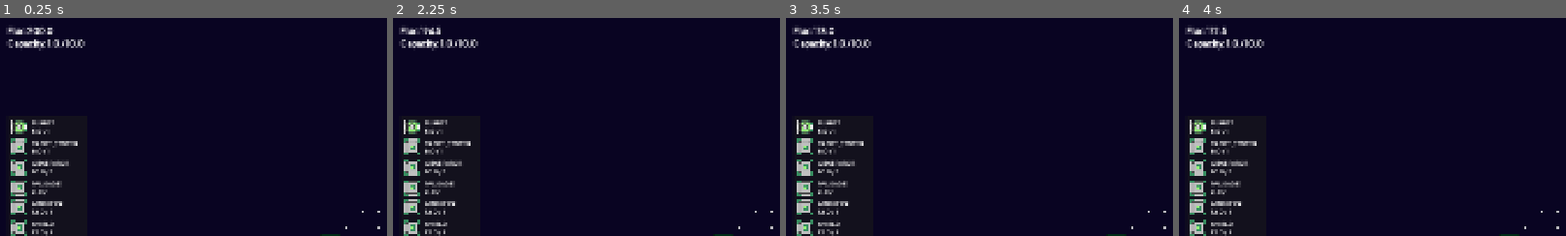
Above: before the commit, frames 1-4 (left to right).
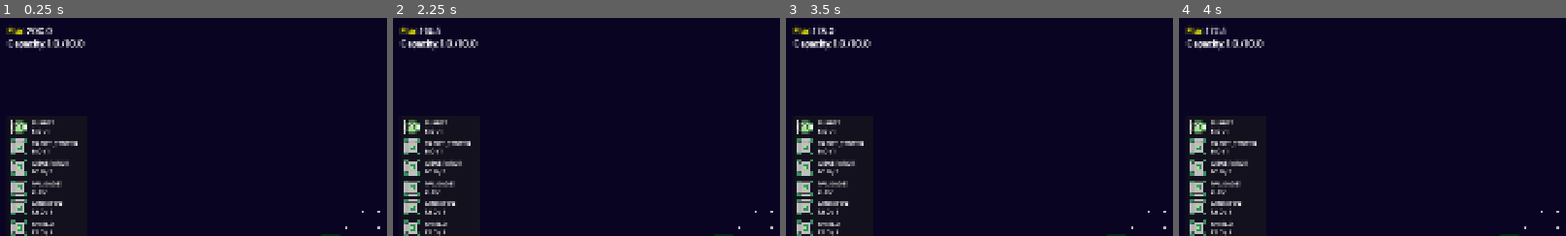
Above: after the commit, the same moments.

Repository: inf-35/tower-defense
Game: Godot game, scene res://island.tscn
The game is run twice, just before and just after one commit, with the same random seed, the same clock (stepped at 60 frames per second) and the same inputs. The engine's default icon, where the game draws it, is replaced by a stand-in: a white triangle on a blue panel in a dark square.
Inputs (mouse positions are % of the whole screen's width and height, from its top left):
- Up to frame 1 (0.25 s): no input
- Up to frame 2 (2.25 s): click "Start Wave" at 0.5 s; click (97, 11) at 1.25 s; click (98, 11) at 2 s
- Up to frame 3 (3.5 s): click (62, 86) at 2.75 s
- Up to frame 4 (4 s): click (64, 86) at 3.5 s
The pictures show only the part of the screen within x 0-50%, y 0-50%; the shares and areas given below are measured in that part.

The runs differ from the first frame. In frame 1, 0.3% of the frame differs, in the area x 1-14%, y 4-8%; in frame 2, 0.3%; in frame 3, 0.2%; in frame 4, 0.2%.
Error in both runs: Invalid access to property or key 'type' on a base object of type 'Nil'. (res://UI/inspector.gd:160)

Commit message:
Implemented two relics

Diff:
--- a/Content/Relics/Global Effects/_effect_kill_causes_explosion.gd
+++ b/Content/Relics/Global Effects/_effect_kill_causes_explosion.gd
@@ -2,8 +2,7 @@
 extends GlobalEffect
 class_name EffectKillExplosionEffect
 
-### EDITED SECTION START ###
-# --- configuration (designer-friendly) ---
+# --- configuration ---
 @export_category("Trigger")
 # the status effect that must be on the unit to trigger the explosion
 @export var trigger_status: Attributes.Status = Attributes.Status.POISON
@@ -20,7 +19,6 @@
 
 # this is the core of the relic's logic, triggered by the global signal
 func _on_unit_died(unit: Unit) -> void:
-	print("yepeaaaaaaaaaaaaaaaaaaaaaaaaaaaaaaaaaa")
 	# --- 1. check prerequisites ---
 	if not is_instance_valid(unit) or not is_instance_valid(unit.modifiers_component):
 		return
@@ -44,7 +42,7 @@
 	# create the HitData for the explosion from our configured prototype
 	var explosion_hit: HitData = aoe_hit_data_prototype.generate_hit_data()
 
-	explosion_hit.source = References.player_core # default source for global effects
+	explosion_hit.source = References.island.get_towers_by_type(Towers.Type.PLAYER_CORE)[0] #get the player core as source
 	explosion_hit.target = null # this is a targetless AOE
 
 	# the explosion should target other hostile units
@@ -59,4 +57,3 @@
 
 	# command the CombatManager to resolve this new hit
 	CombatManager.resolve_hit(explosion_hit, delivery_data)
-### EDITED SECTION END ###
--- /dev/null
+++ b/Content/Relics/Global Effects/_ruined_ground_effect.gd
@@ -0,0 +1,44 @@
+# ruined_ground_slow_effect.gd
+extends GlobalEffect
+class_name RuinedGroundSlowEffect
+
+# --- configuration (designer-friendly) ---
+@export_category("Effect")
+# attribute to modify
+@export var modifier: ModifierDataPrototype
+# --- state ---
+# this dictionary tracks which units this relic is currently slowing
+# and the specific modifier instance it applied to them.
+var _slowed_units: Dictionary[Unit, Modifier] = {}
+
+func initialise() -> void:
+	# connect to the new global signal for unit movement
+	References.unit_changed_cell.connect(_on_unit_cell_changed)
+
+# this is the core of the relic's logic
+func _on_unit_cell_changed(unit: Unit, old_cell: Vector2i, new_cell: Vector2i) -> void:
+	# this effect only applies to hostile units
+	if not is_instance_valid(unit) or not unit.hostile:
+		return
+
+	var is_on_ruin: bool = Player.ruin_service.is_cell_ruined(new_cell)
+	var was_on_ruin: bool = Player.ruin_service.is_cell_ruined(old_cell)
+	var is_currently_slowed: bool = _slowed_units.has(unit)
+
+	# --- case 1: unit has moved onto a ruined tile and isn't slowed yet ---
+	if is_on_ruin and not is_currently_slowed:
+		if is_instance_valid(unit.modifiers_component):
+			# apply the status effect directly. we use add_status which is better
+			# for stackable effects like this than a raw modifier.
+			var modifier_instance: Modifier = modifier.generate_modifier()
+			modifier_instance.cooldown = -1.0 #we handle modifier removal manually
+			unit.modifiers_component.add_modifier(modifier_instance)
+			_slowed_units[unit] = modifier_instance # mark this unit as affected
+
+	# --- case 2: unit has moved off a ruined tile and was being slowed by us ---
+	elif not is_on_ruin and was_on_ruin and is_currently_slowed:
+		if is_instance_valid(unit.modifiers_component):
+			# remove the stacks we added.
+			# we add a negative amount to counteract the original application.
+			unit.modifiers_component.remove_modifier(_slowed_units[unit])
+			_slowed_units.erase(unit) # unmark this unit
--- a/Content/Relics/Global Effects/poison_kill_explosion.tscn
+++ b/Content/Relics/Global Effects/poison_kill_explosion.tscn
@@ -13,7 +13,7 @@
 [sub_resource type="Resource" id="Resource_0bur1"]
 script = ExtResource("3_j5ea1")
 delivery_method = 1
-radius = 40.0
+radius = 20.0
 status_effects = Array[ExtResource("4_ewpkj")]([SubResource("Resource_vy8pv")])
 metadata/_custom_type_script = "uid://bxee20ha7a0bv"
 
--- /dev/null
+++ b/Content/Relics/Global Effects/scorched_earth.tscn
@@ -0,0 +1,16 @@
+[gd_scene load_steps=4 format=3 uid="uid://u1nyyayu13md"]
+
+[ext_resource type="Script" uid="uid://c6lrutd6k1p1l" path="res://Content/Relics/Global Effects/_ruined_ground_effect.gd" id="1_ffsv5"]
+[ext_resource type="Script" uid="uid://fg7kwlp4e1tp" path="res://Content/modifier_data_prototype.gd" id="2_i4chp"]
+
+[sub_resource type="Resource" id="Resource_3d40y"]
+script = ExtResource("2_i4chp")
+attribute = 3
+multiplicative = 0.5
+override = null
+metadata/_custom_type_script = "uid://fg7kwlp4e1tp"
+
+[node name="ScorchedEarthEffect" type="Node"]
+script = ExtResource("1_ffsv5")
+modifier = SubResource("Resource_3d40y")
+metadata/_custom_type_script = "uid://c6lrutd6k1p1l"
--- /dev/null
+++ b/Content/Relics/scorched_earth.tres
@@ -0,0 +1,10 @@
+[gd_resource type="Resource" script_class="RelicData" load_steps=3 format=3 uid="uid://duejj0uysntf"]
+
+[ext_resource type="PackedScene" uid="uid://u1nyyayu13md" path="res://Content/Relics/Global Effects/scorched_earth.tscn" id="1_5eqw3"]
+[ext_resource type="Script" uid="uid://bdmptskvnyn3g" path="res://Content/Relics/_relic_data.gd" id="2_00dvx"]
+
+[resource]
+script = ExtResource("2_00dvx")
+active_effect_scene = ExtResource("1_5eqw3")
+description = "Each stack of poison inflicted on a enemy also inflicts 0.5 stacks of frost."
+metadata/_custom_type_script = "uid://bdmptskvnyn3g"
--- a/Content/attack_data.gd
+++ b/Content/attack_data.gd
@@ -68,6 +68,3 @@
 	hit_data.vfx_on_spawn = vfx_on_spawn
 
 	return hit_data
-
-func _init():
-	push_warning("Inspector tried generating a attack data!")
--- a/Indexes/relics.gd
+++ b/Indexes/relics.gd
@@ -1,6 +1,7 @@
 class_name Relics
 #NOTE: this phrasing "static var" instead of "const ... preload()" is needed due to strange parser error bugs
-static var TOWER_SPEED_UP: RelicData = load("res://Content/Relics/tower_speed_up.tres")
-static var ADJACENCY_BOOST: RelicData = load("res://Content/Relics/adjacency_boost.tres")
+static var TOWER_SPEED_UP: RelicData = preload("res://Content/Relics/tower_speed_up.tres")
+static var STRENGTH_IN_NUMBERS: RelicData = load("res://Content/Relics/strength_in_numbers.tres")
 static var POISON_INFLICTS_FROST: RelicData = load("res://Content/Relics/poison_inflicts_frost.tres")
 static var POISON_KILL_EXPLOSION: RelicData = load("res://Content/Relics/poison_kill_explosion.tres")
+static var SCORCHED_EARTH: RelicData = load("res://Content/Relics/scorched_earth.tres")
--- a/Objects/modifier.gd
+++ b/Objects/modifier.gd
@@ -4,12 +4,12 @@
 var attribute: Attributes.id = Attributes.id.MAX_HEALTH #non-diegetic (ie max_health, movement_speed etc.)
 
 var additive: float = 0.0
-var multiplicative: float = 1.0 #multiplicative (ie * 1.0)
-var override = null #overrides all values, basically sets the attribute to this value
+var multiplicative: float = 1.0 ##multiplicative (ie * 1.0)
+var override = null ##overrides all values, basically sets the attribute to this value
 
-var source_id: int #unit id of the source of this modifier
+var source_id: int ##unit id of the source of this modifier
 
-var cooldown: float = -1.0 #negative cooldown -> permanent
+var cooldown: float = -1.0 ##negative cooldown -> permanent
 
 func _init(_attribute: Attributes.id, _multiplicative: float = 1.0, _additive: float = 0.0, _override = null, _source_id = 0) -> void:
 	attribute = _attribute
--- a/Player Services/ruin_service.gd
+++ b/Player Services/ruin_service.gd
@@ -6,6 +6,8 @@
 
 # we track the tower node itself and the reason it was ruined
 var _ruined_towers: Dictionary[Tower, RuinReason] = {}
+# this dictionary acts as a fast lookup set for checking if a cell is ruined.
+var _ruined_cells: Dictionary[Vector2i, bool] = {}
 
 #initialise is the _ready substitute
 func initialise() -> void:
@@ -18,6 +20,9 @@
 		return
 
 	_ruined_towers[tower] = reason
+	# when a tower is ruined, mark all of its occupied cells in the lookup table
+	for cell: Vector2i in tower.get_occupied_cells():
+		_ruined_cells[cell] = true
 
 # this function is the core of the system's logic
 func _on_wave_ended(_wave_number: int) -> void:
@@ -45,3 +50,8 @@
 
 	# clear the dictionary for the next wave
 	_ruined_towers.clear()
+	_ruined_cells.clear()
+
+#public API
+func is_cell_ruined(cell: Vector2i) -> bool:
+	return _ruined_cells.has(cell)
--- a/Scene Elements/island.gd
+++ b/Scene Elements/island.gd
@@ -17,6 +17,9 @@
 var _preview_choices: Dictionary[int, ExpansionChoice] = {}
 var _highlighted_choice_id: int = -1
 
+#lookup caches
+var _towers_by_type: Dictionary[Towers.Type, Array] = {} ##Towers.Type -> Array[Tower]
+
 # --- constants ---
 const CELL_SIZE: int = 10
 const DIRS: Array[Vector2i] = [ Vector2i(1, 0), Vector2i(-1, 0), Vector2i(0, 1), Vector2i(0, -1) ]
@@ -33,7 +36,7 @@
 	TerrainService.expand_island(self, starting_block)
 
 	# 4. place the player's core tower
-	construct_tower_at(Vector2i.ZERO, Towers.Type.PLAYER_CORE)
+	construct_tower_at(Vector2i.ZERO, Towers.Type.PLAYER_CORE) #NOTE: this must come first (id = 0)
 	update_shore_boundary()
 	update_navigation_grid()
 	queue_redraw()
@@ -91,6 +94,11 @@
 			# add the modifier as a PERMANENT modifier, as it's tied to the static world state
 			tower.modifiers_component.add_permanent_modifier(new_modifier)
 
+	#insert the new tower in the lookup table
+	if not _towers_by_type.has(tower.type):
+		_towers_by_type[tower.type] = []
+	_towers_by_type[tower.type].append(tower)
+
 	tower_created.emit(tower)
 	tower_changed.emit(cell)
 	return tower
@@ -131,6 +139,7 @@
 	if _highlighted_choice_id != choice_id:
 		_highlighted_choice_id = choice_id
 		queue_redraw()
+
 #signal handlers
 func _on_tower_destroyed(tower: Tower):
 	var cell: Vector2i = tower.tower_position
@@ -141,6 +150,7 @@
 	#update capacity, caches, navigation
 	Player.remove_from_used_capacity(Towers.get_tower_capacity(tower.type))
 	update_navigation_grid()
+	_towers_by_type[tower.type].erase(tower)
 	tower_changed.emit(cell)
 
 func _update_adjacencies_around(cell: Vector2i):
@@ -220,11 +230,14 @@
 			draw_rect(Rect2(cell * CELL_SIZE, Vector2.ONE * CELL_SIZE), Color(score * 0.05, score * 0.05, score * 0.05))
 
 #static data access functions
+func get_towers_by_type(type: Towers.Type) -> Array:
+	return _towers_by_type.get(type, [])
+
 func get_tower_on_tile(cell: Vector2i):
 	return tower_grid.get(cell, null)
 
 func get_adjacent_towers(cell: Vector2i) -> Dictionary[Vector2i, Tower]:
-	#NOTE: tower.get_adjacent_towers() should preferably be used instead
+	#NOTE: tower.get_adjacent_towers() should preferably be used instead if the Tower reference is first known
 	var output: Dictionary[Vector2i, Tower] = {}
 	for dir: Vector2i in DIRS:
 		if tower_grid.has(cell + dir):
--- a/Singletons/combat_manager.gd
+++ b/Singletons/combat_manager.gd
@@ -1,6 +1,6 @@
 extends Node
 
-const _DEBUG: bool = true
+const _DEBUG: bool = false
 
 class ProjectileAbstractResolver: #fire and forget delegate for ProjectileAbstract (see resolve_hit)
 	const ERROR_TOLERANCE : float = 30.0 #error tolerance for no AOE projectiles.
@@ -84,7 +84,6 @@
 		source_position = hit_data.source.attack_component.muzzle.global_position\
 			if is_instance_valid(hit_data.source.attack_component.muzzle) else hit_data.source.global_position
 	var intercept_position: Vector2 = delivery_data.intercept_position
-
 	Targeting.add_damage(hit_data.target, hit_data.expected_damage) #adds expected damage to target in targeting coordinator
 
 	match delivery_data.delivery_method:
@@ -145,6 +144,8 @@
 			query_params.collide_with_areas = true
 			query_params.collision_mask = Hitbox.get_mask(target.hostile)
 
+			if _DEBUG: _visualize_shape_for_debug(shape, query_params.transform, 0.5)
+
 			var potential_targets : Array[Dictionary] = space_state.intersect_shape(query_params)
 			if potential_targets.is_empty():
 				return #no potential targets
@@ -173,6 +174,8 @@
 
 		DeliveryData.DeliveryMethod.PROJECTILE_ABSTRACT:
 			var intercept_time: float = (intercept_position - source_position).length() / delivery_data.projectile_speed
+			if is_zero_approx((intercept_position - source_position).length()):
+				intercept_time = 0.0
 			var resolver := ProjectileAbstractResolver.new(hit_data, delivery_data)
 			resolver.start(intercept_time)
 
--- a/Singletons/keyword_service.gd
+++ b/Singletons/keyword_service.gd
@@ -14,7 +14,6 @@
 		"description": "An active enemy spawn point. Will close after a set number of waves.",
 		"icon": null
 	},
-
 	"REWARD": {
 		"title": "Anomaly",
 		"description": "A special Breach that will offer a choice of powerful rewards when its wave is cleared.",
@@ -43,7 +42,6 @@
 			# replace the placeholder with a formatted [url] tag.
 			# the URL content is the keyword itself, which the label will use for lookups.
 			var bbcode_link: String = "[color=yellow][url=%s]%s[/url][/color]" % [keyword, data.title]
-			print(bbcode_link)
 			parsed_text = parsed_text.replace(placeholder, bbcode_link)
 
 	return parsed_text
--- a/Singletons/player.gd
+++ b/Singletons/player.gd
@@ -67,7 +67,7 @@
 		Towers.Type.POISON: true,
 		Towers.Type.FROST_TOWER: true,
 	}
-	RewardService.apply_reward(Reward.new(Reward.Type.ADD_RELIC, {ID.Rewards.RELIC: Relics.POISON_KILL_EXPLOSION}))
+	RewardService.apply_reward(Reward.new(Reward.Type.ADD_RELIC, {ID.Rewards.RELIC: Relics.SCORCHED_EARTH}))
 
 
 #capacity helper functions
--- a/Singletons/references.gd
+++ b/Singletons/references.gd
@@ -7,6 +7,7 @@
 @warning_ignore_start("unused_signal")
 signal unit_took_hit(unit: Unit, hit: HitData)
 signal unit_died(unit: Unit)
+signal unit_changed_cell(unit: Unit, old_cell: Vector2i, new_cell: Vector2i)
 
 #scene tree globals
 @onready var root: Node = get_tree().get_root()
--- a/Singletons/reward_service.gd
+++ b/Singletons/reward_service.gd
@@ -10,14 +10,29 @@
 		"Unlocks CANNON"
 	),
 	Reward.new(
-		Reward.Type.ADD_RELIC,
-		{ID.Rewards.RELIC: Relics.ADJACENCY_BOOST},
-		"Unlocks ADJACENCY RELIC"
-	),
-	Reward.new(
 		Reward.Type.UNLOCK_TOWER,
 		{ID.Rewards.TOWER_TYPE: Towers.Type.MINIGUN},
 		"Unlocks MINIGUN"
+	),
+	Reward.new(
+		Reward.Type.ADD_RELIC,
+		{ID.Rewards.RELIC: Relics.STRENGTH_IN_NUMBERS},
+		"Uncovers STRENGTH IN NUMBERS"
+	),
+	Reward.new(
+		Reward.Type.ADD_RELIC,
+		{ID.Rewards.RELIC: Relics.POISON_INFLICTS_FROST},
+		"Uncovers CONSUMPTION"
+	),
+	Reward.new(
+		Reward.Type.ADD_RELIC,
+		{ID.Rewards.RELIC: Relics.POISON_KILL_EXPLOSION},
+		"Uncovers CONTAGION"
+	),
+	Reward.new(
+		Reward.Type.ADD_RELIC,
+		{ID.Rewards.RELIC: Relics.SCORCHED_EARTH},
+		"Uncovers SCORCHED EARTH"
 	)
 ]
 # --- state ---
--- a/Singletons/towers.gd
+++ b/Singletons/towers.gd
@@ -83,6 +83,7 @@
 
 func create_tower(tower_type: Type) -> Tower:
 	var tower: Tower = get_tower_scene(tower_type).instantiate()
+	tower.type = tower_type
 	tower.flux_value = get_tower_cost(tower_type)
 	return tower
 
--- a/Singletons/waves.gd
+++ b/Singletons/waves.gd
@@ -96,7 +96,7 @@
 		await Clock.await_game_time(enemy_stagger * 2)
 
 # the primary, high-frequency update method
-func _on_enemy_died(died_unit: Unit) -> void:
+func _on_enemy_died(_died_unit: Unit) -> void:
 	# do nothing if no combat wave is active (e.g., from a stray signal)
 	if current_combat_wave_number == 0:
 		return
--- a/UI/_interactive_rich_text_label.gd
+++ b/UI/_interactive_rich_text_label.gd
@@ -4,7 +4,7 @@
 
 var _tooltip_instance: PanelContainer
 
-func _ready() -> void:
+func _init() -> void:
 	# ensure bbcode is enabled
 	self.bbcode_enabled = true
 
--- a/UI/_tooltip_panel.tscn
+++ b/UI/_tooltip_panel.tscn
@@ -1,10 +1,17 @@
-[gd_scene load_steps=4 format=3 uid="uid://ms2w6jihumk"]
+[gd_scene load_steps=6 format=3 uid="uid://ms2w6jihumk"]
 
 [ext_resource type="Script" uid="uid://c2xp1qmu85wad" path="res://UI/_tooltip_panel.gd" id="1_c5s8d"]
 [ext_resource type="Theme" uid="uid://d1gcsqycnxqwm" path="res://UI/default_theme.tres" id="2_t0qdu"]
 [ext_resource type="Script" uid="uid://bf2quvi78ybbq" path="res://UI/_interactive_rich_text_label.gd" id="3_fg2ep"]
 
+[sub_resource type="StyleBoxFlat" id="StyleBoxFlat_c5s8d"]
+bg_color = Color(0, 0, 0, 0.78431374)
+
+[sub_resource type="Theme" id="Theme_t0qdu"]
+PanelContainer/styles/panel = SubResource("StyleBoxFlat_c5s8d")
+
 [node name="TooltipPanel" type="PanelContainer" node_paths=PackedStringArray("title_label", "description_label")]
+theme = SubResource("Theme_t0qdu")
 script = ExtResource("1_c5s8d")
 title_label = NodePath("MarginContainer/VBoxContainer/title")
 description_label = NodePath("MarginContainer/VBoxContainer/description")
--- a/UI/_ui.tscn
+++ b/UI/_ui.tscn
@@ -105,13 +105,15 @@
 offset_bottom = 60.0
 theme_type_variation = &"vbox_5"
 
-[node name="FluxLabel" type="Label" parent="Margin/ui_space/Stats"]
+[node name="FluxLabel" type="RichTextLabel" parent="Margin/ui_space/Stats"]
 layout_mode = 2
 size_flags_horizontal = 3
-size_flags_vertical = 1
 theme_type_variation = &"LabelInlineheader"
+bbcode_enabled = true
 text = "Flux Label"
+fit_content = true
 script = ExtResource("3_aw3sh")
+metadata/_custom_type_script = "uid://bf2quvi78ybbq"
 
 [node name="CapacityLabel" type="Label" parent="Margin/ui_space/Stats"]
 layout_mode = 2
--- a/UI/flux_label.gd
+++ b/UI/flux_label.gd
@@ -1,4 +1,4 @@
-extends Label
+extends InteractiveRichTextLabel
 class_name FluxLabel
 
 func _ready() -> void:
@@ -8,4 +8,5 @@
 		_update_flux(Player.flux)
 
 func _update_flux(new_flux_value: float):
-	text = "Flux: %s" % str(round(new_flux_value * 10) * 0.1) # Using string formatting
+	set_parsed_text("{FLUX}: %s" % str(round(new_flux_value * 10) * 0.1)) # Using string formatting
+	print(text)
--- a/UnitComponents/health_component.gd
+++ b/UnitComponents/health_component.gd
@@ -23,7 +23,8 @@
 		UI.update_unit_health.emit(unit, max_health, health)
 
 		if health < 0.01:
-			unit.on_killed()
+			unit.died.emit() #which links to on_killed
+
 var shield: float = health_data.max_shield ##not linked to a attribute, simple counter
 #NOTE: shield does not support fancy effects, like boosts to shield as it is not linked to the modifiers component system
 
--- a/UnitComponents/modifiers_component.gd
+++ b/UnitComponents/modifiers_component.gd
@@ -70,7 +70,8 @@
 	add_modifier(replacement) #this calls stat_changed
 
 # add a status effect with new precedence rules
-func add_status(type: Attributes.Status, stack: float, cooldown: float, source_id: int) -> void:
+func add_status(type: Attributes.Status, stack: float, cooldown: float, source_id: int = 0) -> void:
+	#NOTE: 0 by default refers to the player core
 	# if a status of this type already exists, refresh it
 	if _status_effects.has(type):
 		var existing_status: StatusEffect = _status_effects[type]
--- a/UnitComponents/unit.gd
+++ b/UnitComponents/unit.gd
@@ -1,9 +1,11 @@
 extends Node2D
 class_name Unit
-
+@warning_ignore_start("unused_signal")
 signal on_event(event: GameEvent) #polymorphic event bus
 signal components_ready()
 signal died() ##fires upon unit death NOTE: tree_exiting should be used for complete tower destruction
+
+signal changed_cell(old_cell: Vector2i, new_cell: Vector2i) ##fires upon unit moving from one cell to another
 #core behaviours
 @export var incorporeal: bool ##this unit basically doesnt exist (think tower previews)
 @export var phasing: bool ##this unit can phase through walls NOTE: change navigation component's ignore_walls to modify pathfinding behaviour
@@ -83,11 +85,13 @@
 
 func _prepare_components() -> void:
 	unit_id = References.assign_unit_id() #assign this unit a unit id
-	#connect the died signal to the on_killed method
-	#(which implements flux reward and ruins behaviour for units and towers respectively)
 	died.connect(func():
-		References.unit_died.emit(self) #clink local and global died signals
-		on_killed()
+		References.unit_died.emit(self) #link local and global died signals
+		on_killed() #connect the died signal to the on_killed method. for units this frees the instance
+		#(which implements flux reward and ruins behaviour for units and towers respectively)
+	)
+	changed_cell.connect(func(new_cell: Vector2i, old_cell: Vector2i):
+		References.unit_changed_cell.emit(self, new_cell, old_cell)
 	)
 
 	if graphics != null:
@@ -113,6 +117,8 @@
 	if movement_component != null:
 		movement_component.inject_components(graphics, modifiers_component)
 		position = movement_component.position
+
+		movement_component.movement_to_cell.connect(changed_cell.emit)
 
 	if health_component != null:
 		health_component.inject_components(modifiers_component)
Not shown, added: Content/Relics/Global Effects/_ruined_ground_effect.gd.uid
Renamed: Content/Relics/adjacency_boost.tres -> Content/Relics/strength_in_numbers.tres
